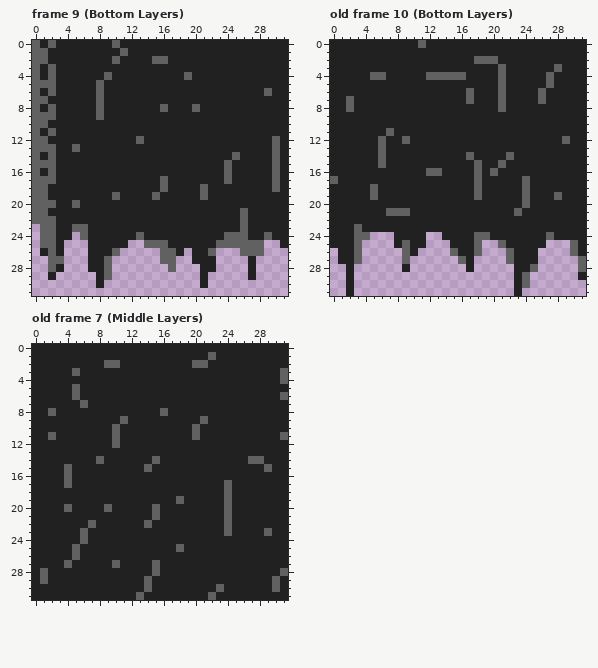
Pixel-art file, stored at dots/Aseprite drawings/TileSheet.aseprite. The picture above was drawn from the file before the commit.
32x32 pixels, 12 frames. Shown: frame 9 (Bottom Layers), old frame 10 (Bottom Layers), old frame 7 (Middle Layers). The commit also changed other frames, which this record leaves out.
And afterwards:
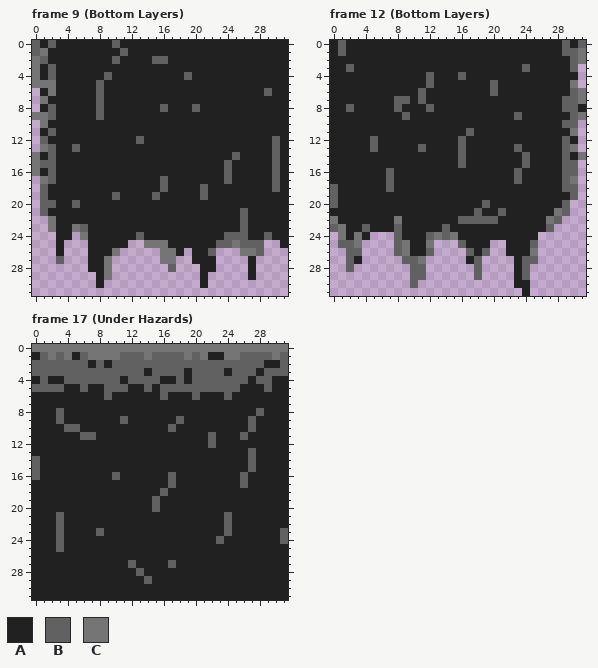
Palette (. is transparent): A #212121  B #616161  C #757575
A new or re-ordered frame is compared with the old frame closest to it.
From old to new:
frames 12 -> 19
frames re-ordered
Frame 9 (Bottom Layers):
y 1: x 1 B -> C
y 2..4: x 0 B -> C
y 5: x 0..2 BBB -> CCC
y 6: x 0 B -> .; x 2 B -> C
y 7: x 0..1 BB -> .C
y 8: x 0 B -> .
y 9: x 0..1 BB -> CC
y 10: x 0..1 BB -> .C
y 11..12: x 0 B -> .
y 13: x 0..1 BB -> .C
y 14..16: x 0 B -> C
y 17: x 0..1 BB -> .C
y 18..21: x 0 B -> .
y 22: x 0..2 BBB -> ..C
y 23: x 1..2 BB -> .C; x 5 B -> C
y 24: x 1..2 BB -> ..; x 6 B -> C
y 25: x 1..2 BB -> ..; x 14..16 BBB -> CCC; x 25 B -> C
y 26: x 1..2 AB -> ..; x 10 B -> C; x 16..17 BB -> CC; x 26..27 BB -> CC
y 27: x 2 B -> .; x 9 B -> C; x 16..17 BB -> CC
y 28: x 2..3 BA -> ..; x 9 B -> C
y 29: x 2 A -> .; x 9 B -> C
Frame 12 (Bottom Layers) against old frame 10 (Bottom Layers):
y 0: x 1 A -> B; x 11 B -> A; x 29 A -> B; x 31 A -> B
y 1: x 1 A -> B; x 29..31 AAA -> BBC
y 2: x 18..20 BBB -> AAA; x 30..31 AA -> BC
y 3: x 2 A -> B; x 21 B -> A; x 24 A -> B; x 28 B -> A; x 30..31 AA -> B.
y 4: x 5..6 BB -> AA; x 13..15 BBB -> AAA; x 21 B -> A; x 27 B -> A; x 31 A -> .
y 5: x 12 A -> B; x 20..21 AB -> BA; x 27 B -> A; x 30..31 AA -> C.
y 6: x 11 A -> B; x 17 B -> A; x 20..21 AB -> BA; x 26 B -> A; x 30..31 AA -> BC
y 7: x 2 B -> A; x 8..9 AA -> BB; x 11 A -> B; x 17 B -> A; x 21 B -> A; x 26 B -> A; x 29..31 AAA -> BBC
y 8: x 8 A -> B; x 12 A -> B; x 21 B -> A; x 29..30 AA -> BB
y 9: x 9 A -> B; x 23 A -> B; x 30..31 AA -> BC
y 10: x 29..31 AAA -> BB.
y 11: x 7 B -> A; x 17 A -> B; x 30..31 AA -> C.
y 12: x 5..6 AB -> BA; x 9 B -> A; x 16 A -> B; x 31 A -> .
y 13: x 5..6 AB -> BA; x 11 A -> B; x 16 A -> B; x 23 A -> B; x 29..31 AAA -> BC.
y 14: x 6 B -> A; x 16..17 AB -> BA; x 22 B -> A; x 24 A -> B; x 29 A -> B; x 31 A -> C
y 15: x 6 B -> A; x 16 A -> B; x 18 B -> A; x 21 B -> A; x 24 A -> B; x 29..31 AAA -> BB.
y 16: x 7 A -> B; x 12..13 BB -> AA; x 18 B -> A; x 20 B -> A; x 23 A -> B; x 29..31 AAA -> BB.
y 17: x 0 B -> A; x 7 A -> B; x 18 B -> A; x 23..24 AB -> BA; x 29..31 AAA -> BC.
y 18: x 0 A -> B; x 5 B -> A; x 7 A -> B; x 18 B -> A; x 24 B -> A; x 29..31 AAA -> BB.
y 19: x 0 A -> B; x 5 B -> A; x 18 B -> A; x 24 B -> A; x 28 B -> A; x 30..31 AA -> B.
y 20: x 0 A -> B; x 19 A -> B; x 24 B -> A; x 29..31 AAA -> B..
y 21: x 7..9 BBB -> AAA; x 18 A -> B; x 21 A -> B; x 23 B -> A; x 28..31 AAAA -> CB..
y 22: x 0 A -> C; x 8 A -> C; x 16..20 AAAAA -> BBBBB; x 27..31 AAAAA -> CB...
y 23: x 0..1 AA -> BC; x 3..4 BA -> AB; x 8 A -> B; x 14 A -> B; x 27..31 AAAAA -> B....
y 24: x 0..1 AA -> .C; x 3..4 BB -> CA; x 8 A -> B; x 12..15 ..AA -> BCBC; x 18..19 BB -> AA; x 26..31 ABAAAA -> ......
y 25: x 0..3 AAAB -> .BBC; x 8..9 AB -> BC; x 12 . -> C; x 15..16 AA -> .B; x 18..19 B. -> AA; x 21 B -> .; x 25..26 AA -> B.; x 30..31 BA -> ..
y 26: x 1..2 AA -> .B; x 8..9 .B -> BC; x 11..12 .. -> AB; x 15..19 BAAB. -> ..BAB; x 22 B -> A; x 25 A -> C; x 30..31 BA -> ..
y 27: x 1..3 AAB -> .BA; x 10..11 .. -> BC; x 16 B -> .; x 18 . -> B; x 22 B -> .; x 24..25 AA -> BB; x 31 B -> .
y 28: x 2 A -> B; x 9..11 A.. -> .BB; x 17..18 A. -> .B; x 24..25 AB -> B.; x 31 B -> .
y 29: x 2 A -> .; x 10..11 .. -> BB; x 18 . -> B; x 31 A -> .
y 30: x 2 A -> .; x 10 . -> B; x 24 B -> A
y 31: x 2 A -> .; x 23..24 A. -> .A
Frame 17 (Under Hazards) is new; against old frame 7 (Middle Layers):
y 0: x 0..31 AAAAAAAAAAAAAAAAAAAAAAAAAAAAAAAA -> CCCCCCCCCCCCCCCCCCCCCCCCCCCCCCCC
y 1: x 1..4 AAAA -> BCBC; x 6..22 AAAAAAAAAAAAAAAAB -> BCCCCBBBCBBBBCBCA; x 24..31 AAAAAAAA -> CCBBBBCB
y 2: x 0..6 AAAAAAA -> BBBBBBB; x 8..9 AB -> BA; x 11..19 AAAAAAAAA -> BBBBBBBBB; x 22..28 AAAAAAA -> BBBBBBB; x 31 A -> B
y 3: x 0..4 AAAAA -> BBBBB; x 6..13 AAAAAAAA -> BBBBBBBB; x 15..18 AAAA -> BBBB; x 20..23 AAAA -> BBBB; x 25..27 AAA -> BBB; x 29..30 AA -> BB
y 4: x 1 A -> B; x 4..10 AAAAAAA -> BBBBBBB; x 12..15 AAAA -> BBBB; x 18 A -> B; x 20..26 AAAAAAA -> BBBBBBB; x 28..29 AA -> BB; x 31 B -> A
y 5: x 0..3 AAAA -> BBBB; x 5..6 BA -> AB; x 9..11 AAA -> BBB; x 14 A -> B; x 16..25 AAAAAAAAAA -> BBBBBBBBBB; x 29 A -> B
y 6: x 5 B -> A; x 9 A -> B; x 16 A -> B; x 20 A -> B; x 24 A -> B; x 31 B -> A
y 7: x 6 B -> A
y 8: x 2..3 BA -> AB; x 16 B -> A; x 28 A -> B
y 9: x 3 A -> B; x 18 A -> B; x 21 B -> A; x 27 A -> B
y 10: x 4..5 AA -> BB; x 10 B -> A; x 17 A -> B; x 20 B -> A; x 27 A -> B
y 11: x 2 B -> A; x 6..7 AA -> BB; x 10 B -> A; x 20 B -> A; x 22 A -> B; x 26 A -> B; x 31 B -> A
y 12: x 10 B -> A; x 22 A -> B
y 13: x 27 A -> B
y 14: x 0 A -> B; x 8 B -> A; x 15 B -> A; x 28 B -> A
y 15: x 0 A -> B; x 4 B -> A; x 14 B -> A; x 27 A -> B; x 29 B -> A
y 16: x 0 A -> B; x 4 B -> A; x 10 A -> B; x 17 A -> B; x 26 A -> B
y 17: x 4 B -> A; x 17 A -> B; x 24 B -> A; x 26 A -> B
y 18: x 16 A -> B; x 24 B -> A
y 19: x 15 A -> B; x 18 B -> A; x 24 B -> A
y 20: x 4 B -> A; x 9 B -> A; x 24 B -> A
y 21: x 3 A -> B; x 15 B -> A
y 22: x 3 A -> B; x 7 B -> A; x 14 B -> A
y 23: x 3 A -> B; x 6 B -> A; x 8 A -> B; x 29 B -> A; x 31 A -> B
y 24: x 3 A -> B; x 6 B -> A; x 23 A -> B; x 31 A -> B
y 25: x 3 A -> B; x 5 B -> A; x 18 B -> A
y 26: x 5 B -> A
y 27: x 4 B -> A; x 10 B -> A; x 12 A -> B; x 15 B -> A; x 17 A -> B
y 28: x 1 B -> A; x 13 A -> B; x 15 B -> A; x 31 B -> A
y 29: x 1 B -> A; x 30 B -> A
y 30: x 14 B -> A; x 23 B -> A; x 30 B -> A
y 31: x 13 B -> A; x 22 B -> A
Boxes around the changes in both pictures, in picture pixels (x1, y1, x2, y2):
changed: (32, 48, 176, 280)
changed: (232, 240, 256, 256)
changed: (330, 40, 586, 296)
changed: (32, 344, 288, 600)
